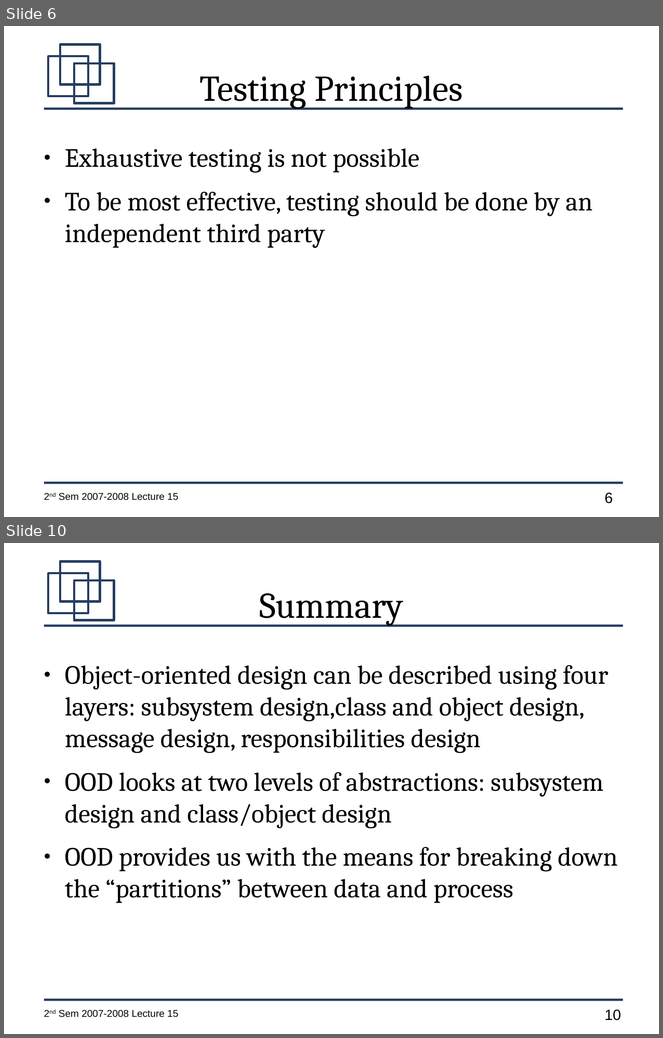
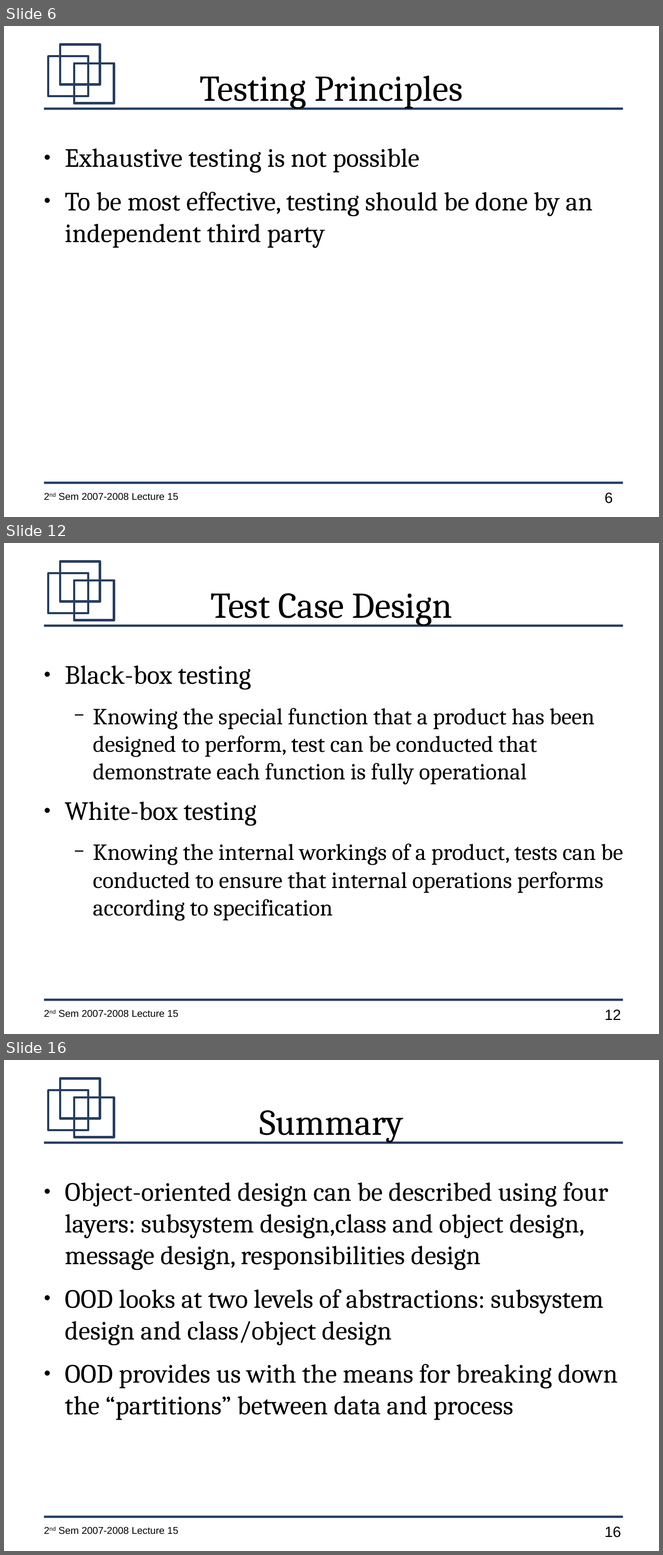
Before and after one commit to jachermocilla/jach-homepage, a slide deck: CMSC128-2nd-Sem-2007-L15.odp. Shown one above the other, each under a label of ours: slides 6 and 10 before the commit, slides 6, 12 and 16 after it; the slides between them are not shown. The pictures are 663x1038 and 663x1555 pixels, drawn with LibreOffice and Linux fonts; fonts in the diff are those of the drawing. Boxes give left, top, right and bottom in pixels: in the first picture for what was removed or moved away, otherwise in the second. Text is boxed around its words. In the diff, an @@ line names an element or a change of style, - is before the commit and + after.

```diff
--- a/CMSC128-2nd-Sem-2007-L15.odp
+++ b/CMSC128-2nd-Sem-2007-L15.odp
@@ slide 12 added at [4,543,659,1034], background #FFFFFF; not listed: 7 template elements that a slide beside it also shows @@
@@ title added at [210,593,452,626], 44 pt, text #000000 @@
+Test Case Design
@@ text added at [65,665,623,921], 28 pt, text #000000 @@
+● Black-box testing
+  − Knowing the special function that a product has been designed to perform, test can be conducted that demonstrate each function is fully operational
+● White-box testing
+  − Knowing the internal workings of a product, tests can be conducted to ensure that internal operations performs according to specification
@@ what was slide 10 is now slide 16 @@
@@ page number at [605,1527,621,1538]: text changed @@
-10
+16
```
Also in this commit, not shown: 6 slides changed, 5 other slides added.
